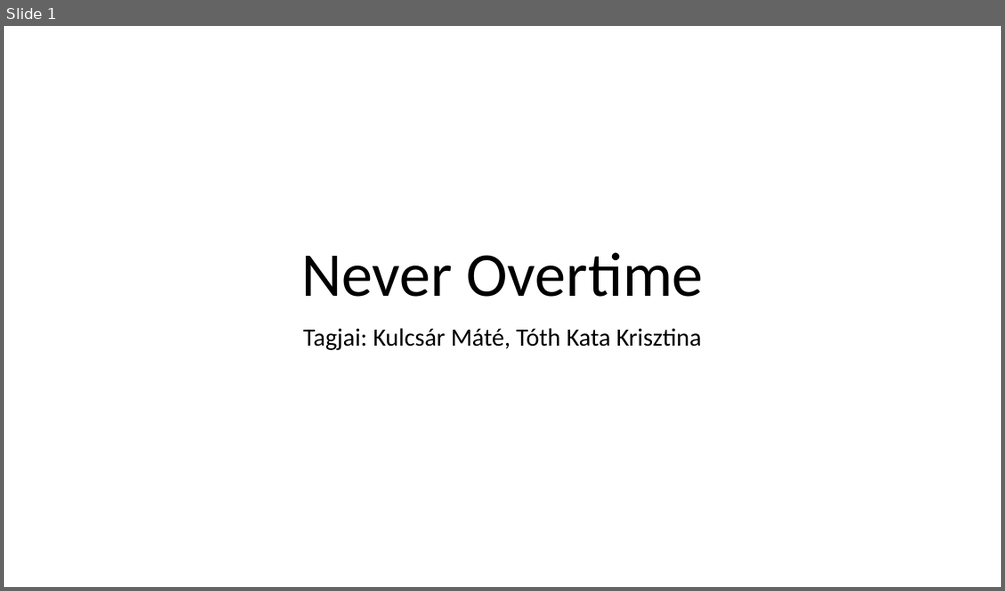
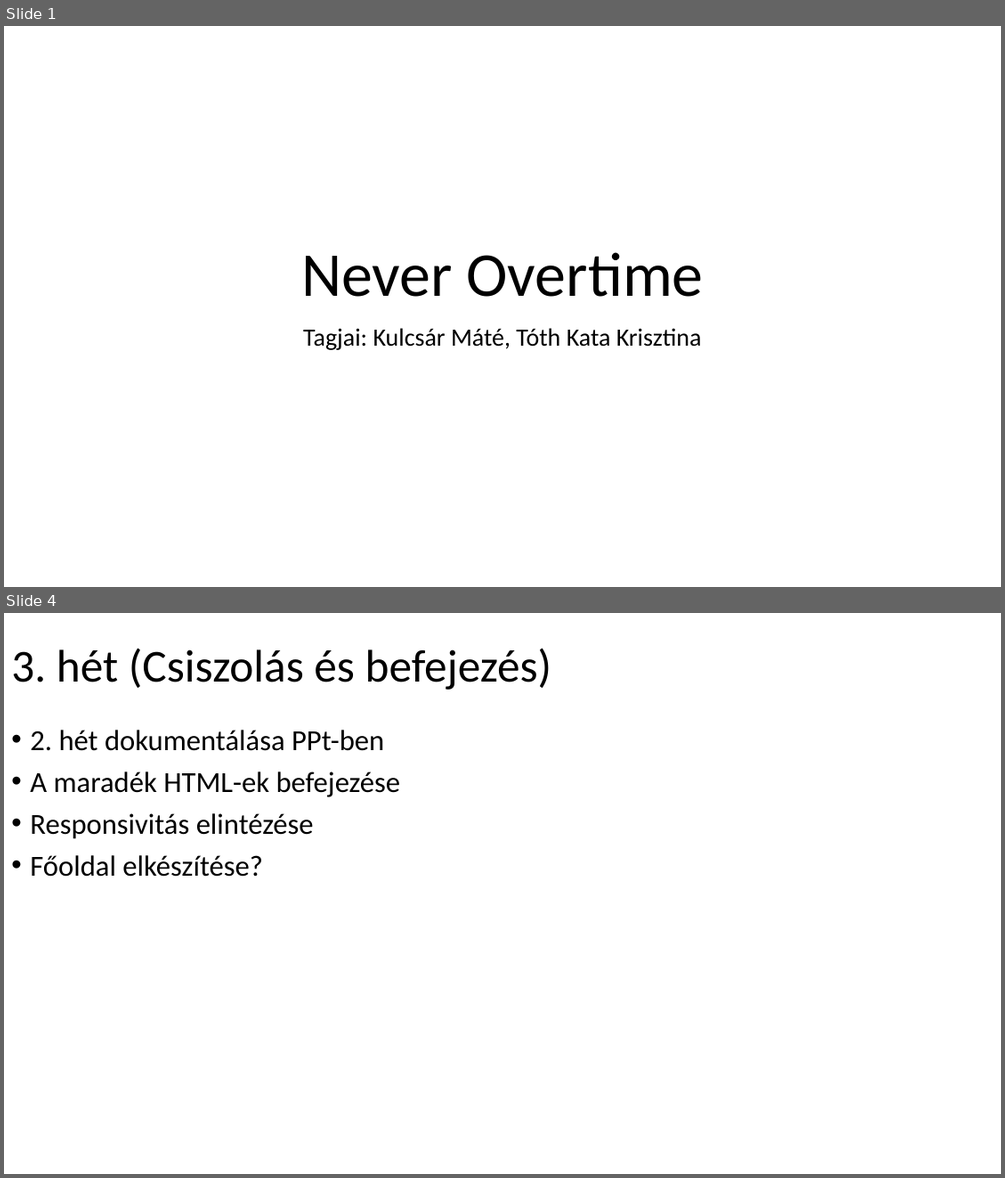
Before and after one commit to tothkatackik/Projektmunka-2023, a slide deck: Never Overtime.pptx. Shown one above the other, each under a label of ours: slide 1 before the commit, slides 1 and 4 after it; the slides between them are not shown. The pictures are 1005x591 and 1005x1178 pixels, drawn with LibreOffice and Linux fonts; fonts in the diff are those of the drawing. Boxes give left, top, right and bottom in pixels: in the first picture for what was removed or moved away, otherwise in the second. Text is boxed around its words. In the diff, an @@ line names an element or a change of style, - is before the commit and + after.

```diff
--- a/Never Overtime.pptx
+++ b/Never Overtime.pptx
@@ slide 4 added at [4, 613, 1001, 1174], background #FFFFFF @@
@@ title added at [11, 648, 552, 690], 44 pt, text #000000 @@
+3. hét (Csiszolás és befejezés)
@@ text added at [30, 730, 401, 876], 28 pt, text #000000 @@
+• 2. hét dokumentálása PPt-ben
+• A maradék HTML-ek befejezése
+• Responsivitás elintézése
+• Főoldal elkészítése?
```
Also in this commit, not shown: 1 slide changed, 1 other slide added.
